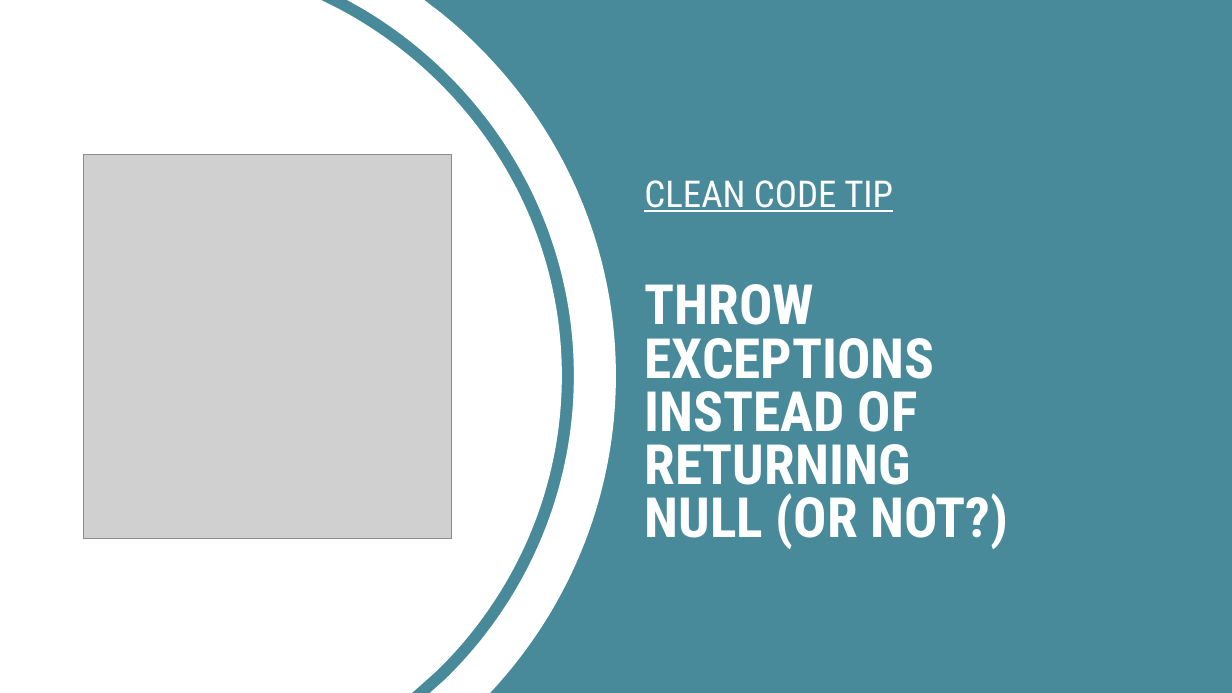
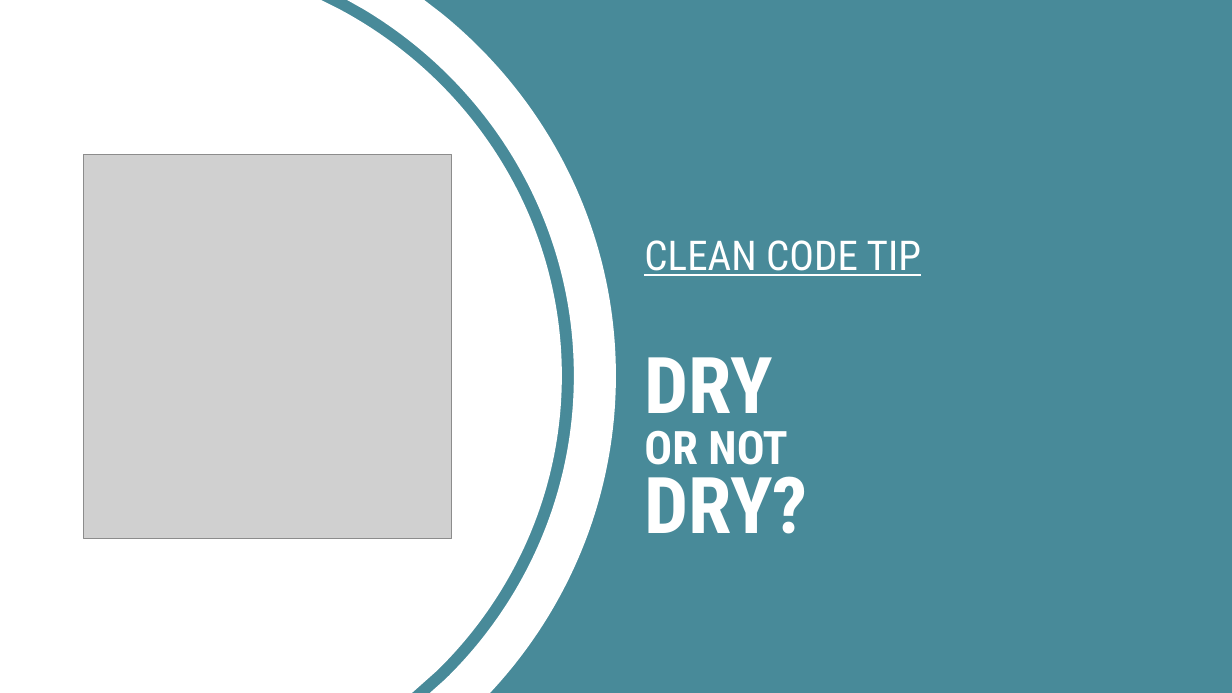
Before and after one commit to putuoka/c4it-blog, a slide deck: slide 2 of layout-cover-tips.pptx. Drawn at 1232x693 pixels with LibreOffice and Linux fonts; fonts in the diff are those of the drawing; grey boxes stand for pictures; background and template pictures are left out. Boxes give left, top, right and bottom in pixels: in the first picture for what was removed or moved away, otherwise in the second. Text is boxed around its words. In the diff, an @@ line names an element or a change of style, - is before the commit and + after.

```diff
--- a/layout-cover-tips.pptx
+++ b/layout-cover-tips.pptx
@@ title at bbox=[644, 240, 921, 534]: text changed; size 43.2 to 32 pt; bold off @@
-CLEAN CODE TIP
-THROW EXCEPTIONS INSTEAD OF RETURNING NULL (OR NOT?)
+CLEAN CODE TIP
+DRY
+OR NOT
+DRY?
```
Also in this commit, not shown: 1 slide removed, 2 other files.
